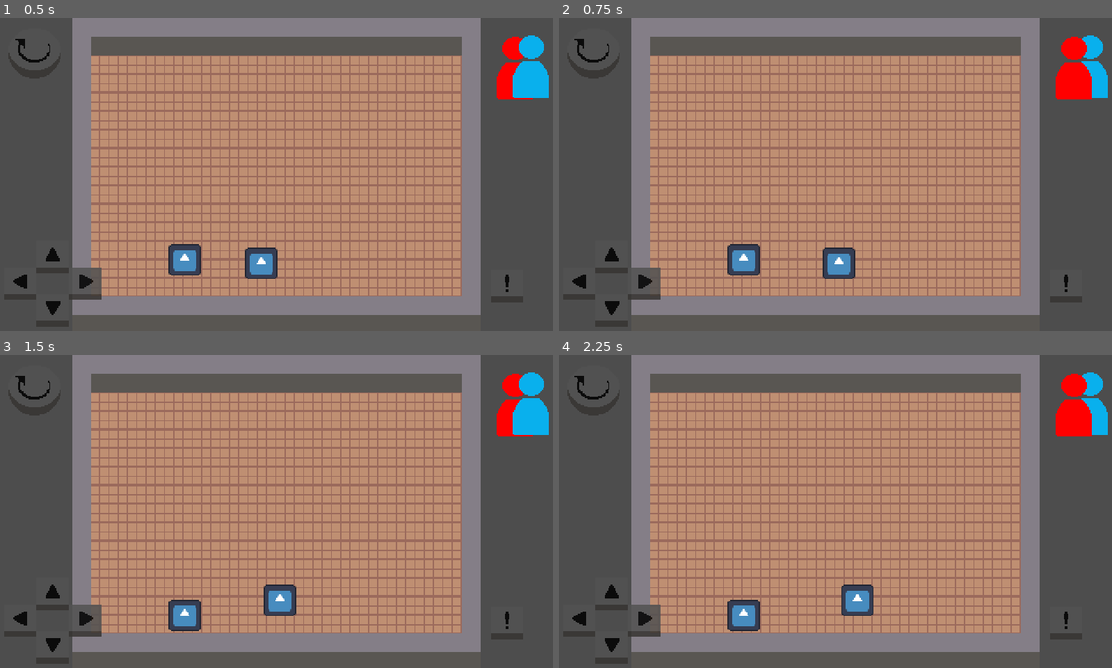
Above: before the commit, frames 1-4 (two rows, left to right).
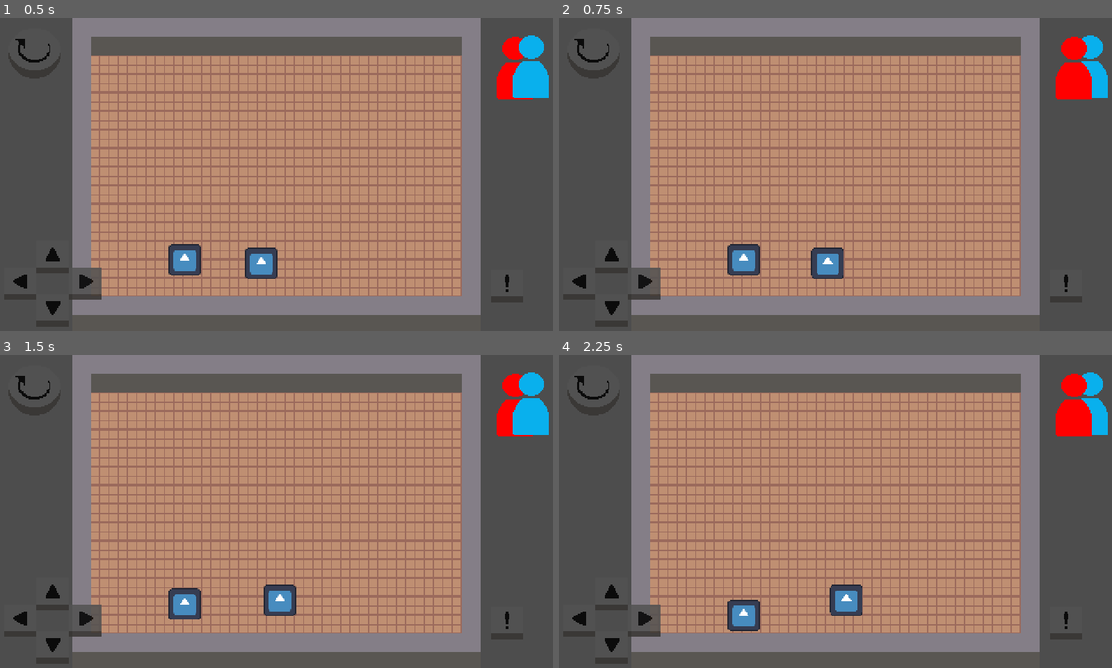
Above: after the commit, the same moments.

Repository: gumaciel/awesome-game-jam-01
Game: Godot game, scene res://scenes/main.tscn
The game is run twice, just before and just after one commit, with the same random seed, the same clock (stepped at 60 frames per second) and the same inputs. The engine's default icon, where the game draws it, is replaced by a stand-in: a white triangle on a blue panel in a dark square.
Inputs:
- Up to frame 1 (0.5 s): no input
- Up to frame 2 (0.75 s): tap Enter (ui_accept) at 0.5 s; hold Right (ui_right) from 0.53 s (still down)
- Up to frame 3 (1.5 s): tap Enter (ui_accept) at 0.77 s; release Right (ui_right) at 1.28 s; hold Down (ui_down) from 1.28 s (still down)
- Up to frame 4 (2.25 s): tap Enter (ui_accept) at 1.52 s; release Down (ui_down) at 2.03 s; hold Right (ui_right) from 2.03 s (still down)

Frame 1 is identical in both runs. In frame 2, 0.6% of the frame differs, in the area x 45-54%, y 73-84%; in frame 3, 0.6%, in the area x 30-37%, y 74-89%; in frame 4, 0.6%.

Commit message:
corrigindo o teleporte do player

Diff:
--- a/characters/templates/player_template_3.gd
+++ b/characters/templates/player_template_3.gd
@@ -12,6 +12,6 @@
 			move(dir)
 
 func move(dir) -> void:
-	#var move_tween = create_tween()
-	position += inputs[dir] * 16
-	#move_tween.tween_property(self, "position",position , 0.5 )
+	var move_tween = create_tween()
+	var tile_position = position + inputs[dir] * 16
+	move_tween.tween_property(self, "position",tile_position , 0.5 )
